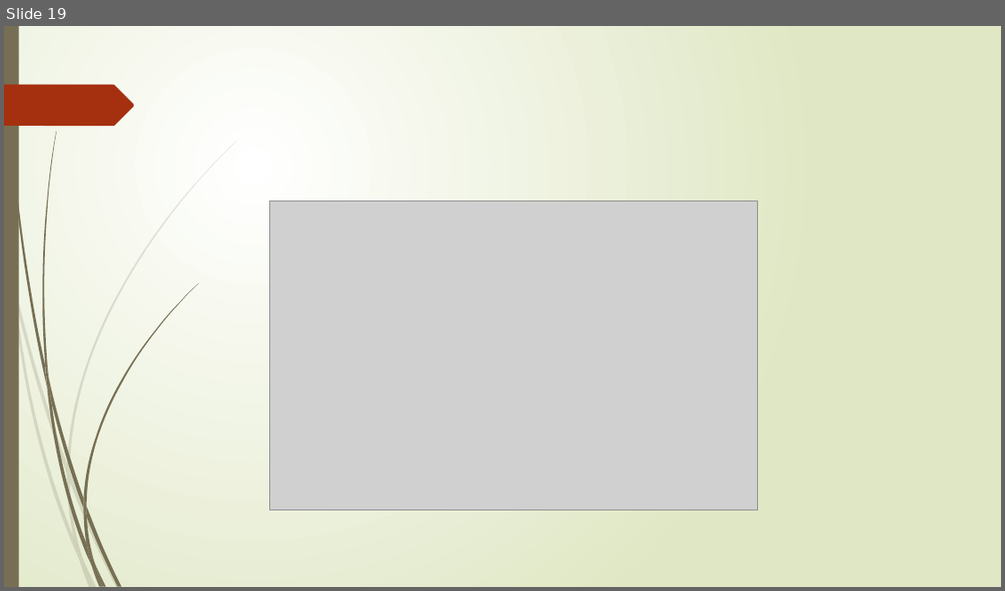
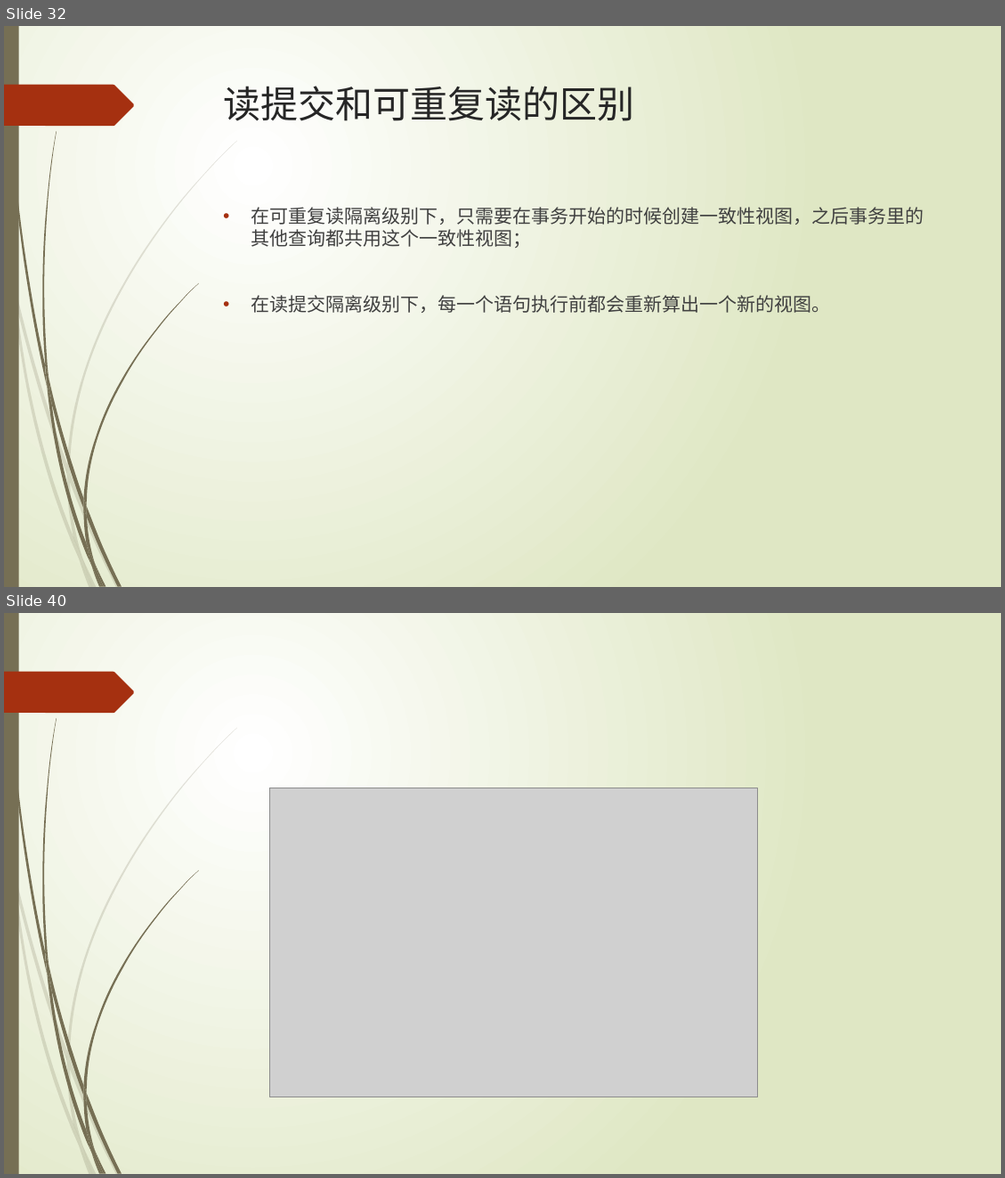
Before and after one commit to TopSpoofer/learning, a slide deck: mysql/mysql的事务实现.pptx. Shown one above the other, each under a label of ours: slide 19 before the commit, slides 32 and 40 after it; the slides between them are not shown. The pictures are 1005x591 and 1005x1178 pixels, drawn with LibreOffice and Linux fonts; fonts in the diff are those of the drawing; grey boxes stand for pictures. Boxes give left, top, right and bottom in pixels: in the first picture for what was removed or moved away, otherwise in the second. Text is boxed around its words. In the diff, an @@ line names an element or a change of style, - is before the commit and + after.

Commit message:
完善mysql事务ppt

```diff
--- a/mysql/mysql的事务实现.pptx
+++ b/mysql/mysql的事务实现.pptx
@@ slide 32 added at box(4, 26, 1001, 587), background gradient #FFFFFF to #DFE8C4; not listed: 24 template elements that a slide beside it also shows @@
@@ title added at box(224, 86, 635, 121), 36 pt, text #262626 @@
+读提交和可重复读的区别
@@ text added at box(251, 204, 924, 313), 18 pt, text #404040 @@
+• 在可重复读隔离级别下，只需要在事务开始的时候创建一致性视图，之后事务里的其他查询都共用这个一致性视图；
+• 在读提交隔离级别下，每一个语句执行前都会重新算出一个新的视图。
@@ what was slide 19 is now slide 40 @@
```
Also in this commit, not shown: 21 other slides added, 1 slide removed, 1 other file.
